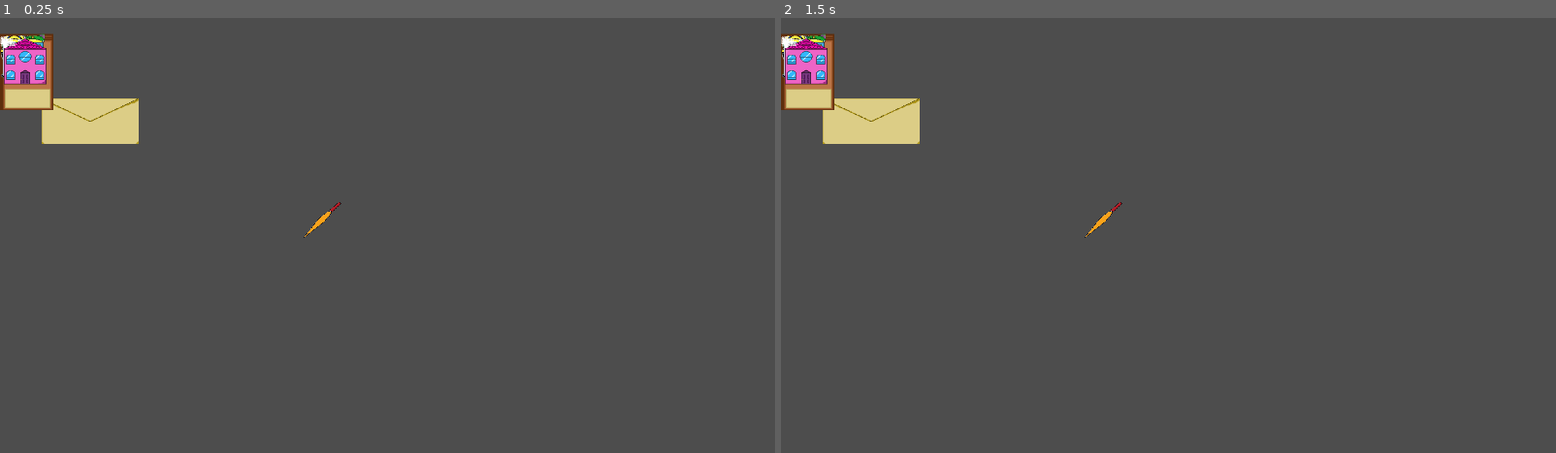
Above: before the commit, frames 1-2 (left to right).
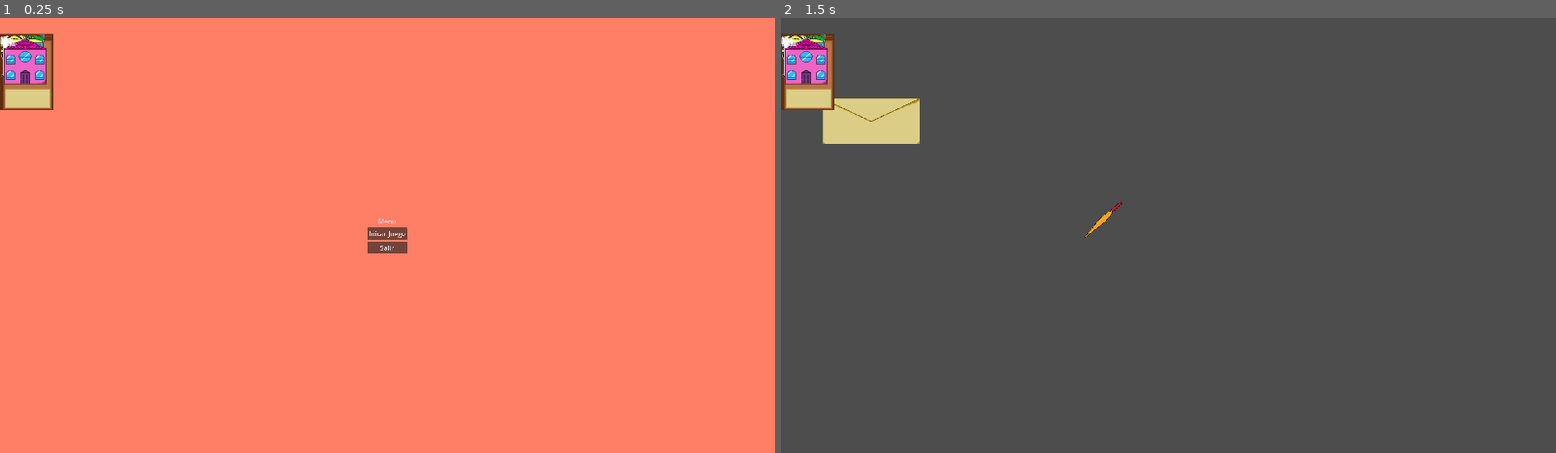
Above: after the commit, the same moments.

Repository: Formvoid-83/Intercambio_para_llevar
Game: Godot game, scene res://Scenes/world2d.tscn
Two runs of this game, one before a commit and one after it. Both use one fixed random seed, a clock stepped at 60 frames per second and the inputs below. Before the commit the project starts from res://Scenes/workshop.tscn.
Inputs (mouse positions are in pixels of both pictures, inside the frame that each line leads up to):
- Up to frame 1 (0.25 s): no input
- Up to frame 2 (1.5 s): click (1168, 235) at 0.5 s, where only the run after the commit has a clickable "Inicar Juego"; tap Enter at 1.25 s; drag from (874, 122) to (1098, 218) at 1.27 s

The runs differ from the first frame. In frame 1, 99% of the frame differs, in the area x 0-100%, y 0-100%; in frame 2, nothing differs.

Commit message:
feature: make menu

Diff:
--- /dev/null
+++ b/Scenes/main_menu.tscn
@@ -0,0 +1,53 @@
+[gd_scene load_steps=2 format=3 uid="uid://bce7kv00lhtmb"]
+
+[ext_resource type="Script" uid="uid://b7daf6brdn1t6" path="res://main_menu.gd" id="1_28flt"]
+
+[node name="MainMenu" type="Control"]
+layout_mode = 3
+anchors_preset = 15
+anchor_right = 1.0
+anchor_bottom = 1.0
+grow_horizontal = 2
+grow_vertical = 2
+script = ExtResource("1_28flt")
+
+[node name="ColorRect" type="ColorRect" parent="."]
+layout_mode = 1
+anchors_preset = 15
+anchor_right = 1.0
+anchor_bottom = 1.0
+grow_horizontal = 2
+grow_vertical = 2
+color = Color(3.0092635, 0.49251097, 0.3987189, 1)
+
+[node name="CenterContainer" type="CenterContainer" parent="."]
+layout_mode = 1
+anchors_preset = 15
+anchor_right = 1.0
+anchor_bottom = 1.0
+grow_horizontal = 2
+grow_vertical = 2
+
+[node name="VBoxContainer" type="VBoxContainer" parent="CenterContainer"]
+clip_contents = true
+layout_direction = 1
+layout_mode = 2
+
+[node name="MenuLabel" type="Label" parent="CenterContainer/VBoxContainer"]
+layout_mode = 2
+theme_override_colors/font_color = Color(0.9487372, 0.8462668, 0.8960942, 1)
+text = "Menu"
+horizontal_alignment = 1
+vertical_alignment = 1
+
+[node name="StartButton" type="Button" parent="CenterContainer/VBoxContainer"]
+layout_mode = 2
+text = "Inicar Juego"
+
+[node name="QuitButton" type="Button" parent="CenterContainer/VBoxContainer"]
+layout_mode = 2
+text = "Salir
+"
+
+[connection signal="pressed" from="CenterContainer/VBoxContainer/StartButton" to="." method="_on_start_button_pressed"]
+[connection signal="pressed" from="CenterContainer/VBoxContainer/QuitButton" to="." method="_on_quit_button_pressed"]
--- a/Scenes/workshop.tscn
+++ b/Scenes/workshop.tscn
@@ -3,9 +3,9 @@
 [ext_resource type="PackedScene" uid="uid://bawd52ey5er7t" path="res://Scenes/card_opener.tscn" id="1_0uag0"]
 [ext_resource type="Script" uid="uid://bn88pxcoowbbd" path="res://Scripts/workshop.gd" id="1_h4m5q"]
 [ext_resource type="PackedScene" uid="uid://bl2pcgsurq58w" path="res://Scenes/letter.tscn" id="2_m0rod"]
-[ext_resource type="PackedScene" uid="uid://co0xn8yr1tkir" path="res://Scenes/letter_open.tscn" id="4_m0rod"]
-[ext_resource type="PackedScene" uid="uid://mpjgbql8egmy" path="res://Scenes/inventory_panel.tscn" id="5_fakrd"]
-[ext_resource type="Script" uid="uid://cl8venik3dnng" path="res://Scripts/inventory_handle.gd" id="6_7nc4v"]
+[ext_resource type="PackedScene" path="res://letter_open.tscn" id="4_m0rod"]
+[ext_resource type="PackedScene" path="res://Scenes/inventory_panel.tscn" id="5_fakrd"]
+[ext_resource type="Script" path="res://Scripts/inventory_handle.gd" id="6_7nc4v"]
 
 [node name="Workshop" type="Node2D"]
 script = ExtResource("1_h4m5q")
--- /dev/null
+++ b/Scenes/world2d.tscn
@@ -0,0 +1,12 @@
+[gd_scene load_steps=3 format=3 uid="uid://ceg5sebd28r7a"]
+
+[ext_resource type="PackedScene" uid="uid://bce7kv00lhtmb" path="res://Scenes/main_menu.tscn" id="1_byv6p"]
+[ext_resource type="PackedScene" uid="uid://dckfa8iofjspr" path="res://Scenes/workshop.tscn" id="2_jos35"]
+
+[node name="Node2D" type="Node2D"]
+
+[node name="Workshop" parent="." instance=ExtResource("2_jos35")]
+
+[node name="CanvasLayer" type="CanvasLayer" parent="."]
+
+[node name="MainMenu" parent="CanvasLayer" instance=ExtResource("1_byv6p")]
--- /dev/null
+++ b/main_menu.gd
@@ -0,0 +1,19 @@
+extends Control
+
+
+# Called when the node enters the scene tree for the first time.
+func _ready() -> void:
+	pass # Replace with function body.
+
+
+# Called every frame. 'delta' is the elapsed time since the previous frame.
+func _process(delta: float) -> void:
+	pass #tus muertos
+
+
+func _on_start_button_pressed() -> void:
+	get_tree().change_scene_to_file("res://Scenes/workshop.tscn")
+
+
+func _on_quit_button_pressed() -> void:
+	get_tree().quit()
--- a/project.godot
+++ b/project.godot
@@ -11,7 +11,7 @@
 [application]
 
 config/name="Intercambio_para_llevar"
-run/main_scene="uid://dckfa8iofjspr"
+run/main_scene="uid://ceg5sebd28r7a"
 config/features=PackedStringArray("4.5", "Forward Plus")
 config/icon="res://icon.svg"
 
Not shown, added: main_menu.gd.uid
